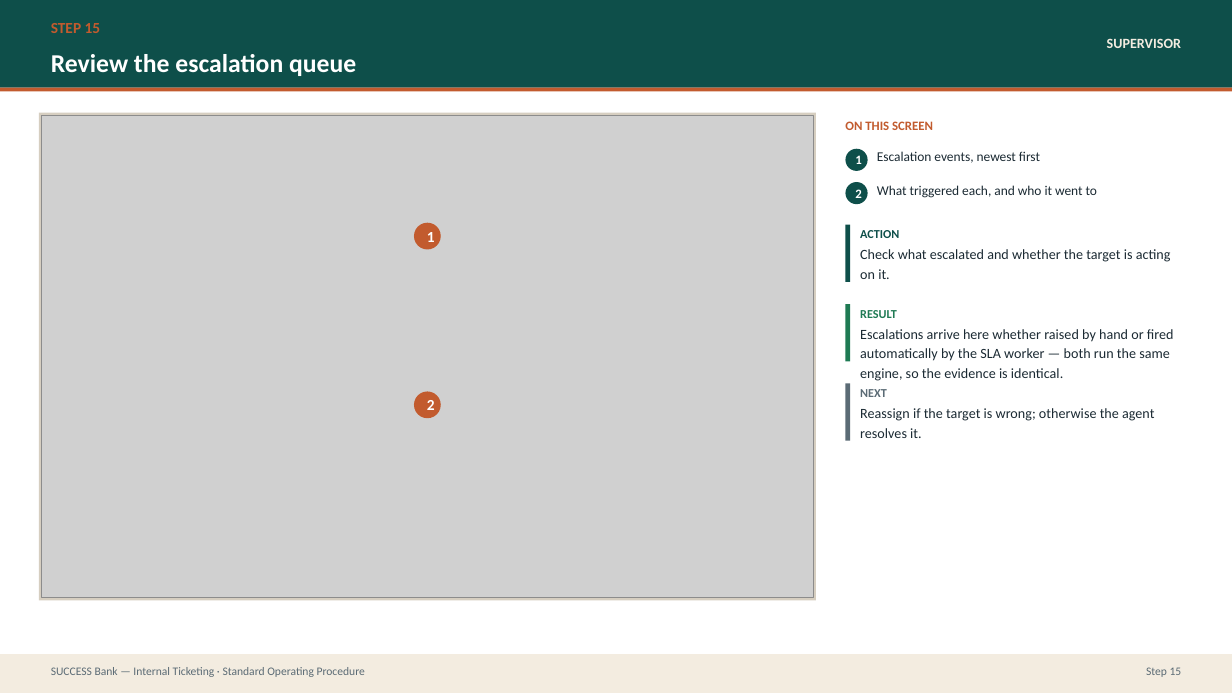
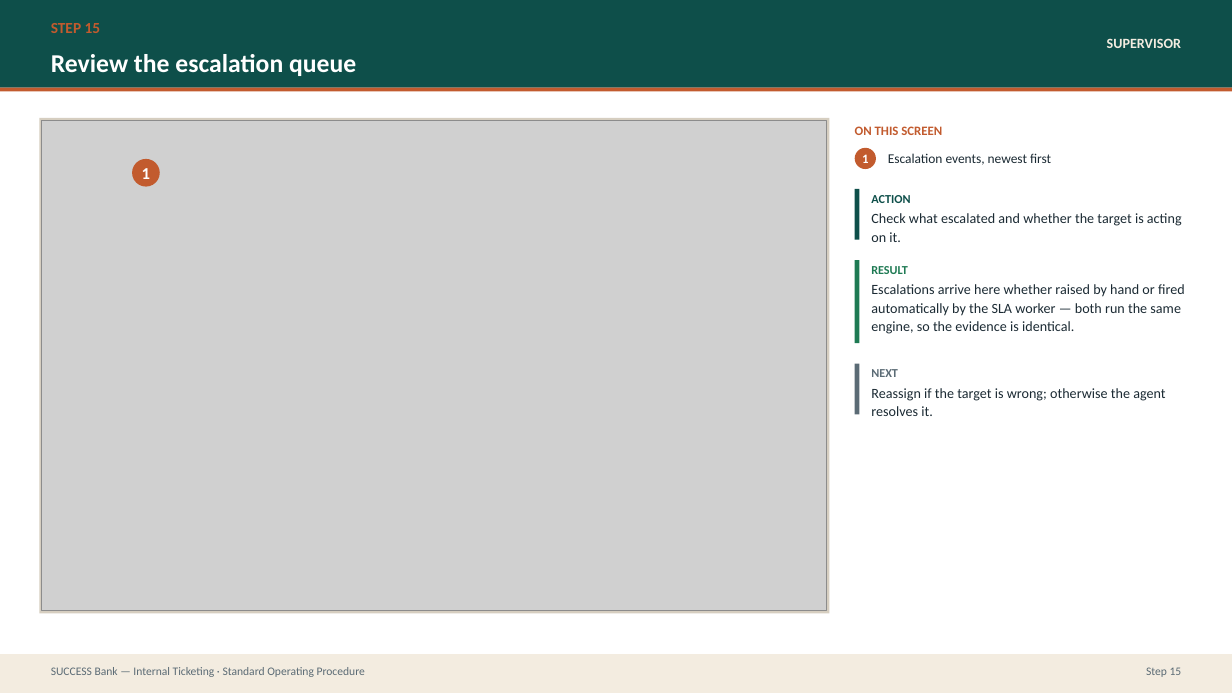
Before and after one commit to prajwal-patil-hub/Internal-Banking-Ticketing-System, a slide deck: slide 30 of docs/sop/SUCCESS-Bank-Ticketing-SOP.pptx. Drawn at 1232x693 pixels with LibreOffice and Linux fonts; fonts in the diff are those of the drawing; grey boxes stand for pictures. Boxes give left, top, right and bottom in pixels: in the first picture for what was removed or moved away, otherwise in the second. Text is boxed around its words. In the diff, an @@ line names an element or a change of style, - is before the commit and + after.

```diff
--- a/docs/sop/SUCCESS-Bank-Ticketing-SOP.pptx
+++ b/docs/sop/SUCCESS-Bank-Ticketing-SOP.pptx
@@ rectangle: place and size @@
-rectangle at (39, 113, 816, 601)
+rectangle at (39, 117, 829, 613)
@@ picture: place and size @@
-picture at (42, 116, 813, 598)
+picture at (42, 120, 827, 611)
@@ text "ON THIS SCREEN": place and size @@
-text "ON THIS SCREEN" at (845, 121, 933, 130)
+text "ON THIS SCREEN" at (855, 126, 942, 135)
@@ ellipse "1": place and size @@
-ellipse "1" at (846, 149, 868, 171)
+ellipse "1" at (855, 148, 876, 169)
@@ ellipse "1" at (855, 148, 876, 169): fill #0E4F4A to #C25B2E @@
@@ ellipse "1": place and size @@
-ellipse "1" at (414, 223, 441, 250)
+ellipse "1" at (132, 159, 160, 187)
@@ ellipse "1" at (132, 159, 160, 187): size 12 to 13 pt @@
@@ text "Escalation events, newest first": place and size @@
-text "Escalation events, newest first" at (877, 151, 1040, 163)
+text "Escalation events, newest first" at (888, 153, 1051, 165)
@@ text "Escalation events, newest first" at (888, 153, 1051, 165): line spacing 1.1 to 1.05 @@
@@ ellipse removed at (846, 182, 868, 204) @@
-2
@@ rectangle: place and size @@
-rectangle at (846, 225, 850, 282)
+rectangle at (855, 189, 860, 239)
@@ line spacing 1.15 to 1.08 in 3 elements at (871, 388, 1165, 416), (871, 284, 1185, 334), (871, 213, 1182, 242) @@
@@ text "ACTION": place and size @@
-text "ACTION" at (860, 230, 899, 238)
+text "ACTION" at (871, 195, 910, 203)
@@ text "Check what escalated and whether ...": place and size @@
-text "Check what escalated and whether ..." at (860, 249, 1171, 279)
+text "Check what escalated and whether ..." at (871, 213, 1182, 242)
@@ text removed at (877, 185, 1097, 198) @@
-What triggered each, and who it went to
@@ rectangle: place and size @@
-rectangle at (846, 304, 850, 361)
+rectangle at (855, 260, 860, 343)
@@ text "RESULT": place and size @@
-text "RESULT" at (860, 310, 897, 318)
+text "RESULT" at (871, 266, 908, 274)
@@ text "Escalations arrive here whether raised ...": place and size @@
-text "Escalations arrive here whether raised ..." at (860, 329, 1174, 381)
+text "Escalations arrive here whether raised ..." at (871, 284, 1185, 334)
@@ rectangle: place and size @@
-rectangle at (846, 384, 850, 441)
+rectangle at (855, 364, 860, 415)
@@ text "NEXT": place and size @@
-text "NEXT" at (860, 389, 887, 397)
+text "NEXT" at (871, 369, 898, 377)
@@ text "Reassign if the target is ...": place and size @@
-text "Reassign if the target is ..." at (860, 408, 1154, 438)
+text "Reassign if the target is ..." at (871, 388, 1165, 416)
@@ ellipse removed at (414, 392, 441, 419) @@
-2
```
Also in this commit, not shown: 26 other slides changed, 30 other files.
